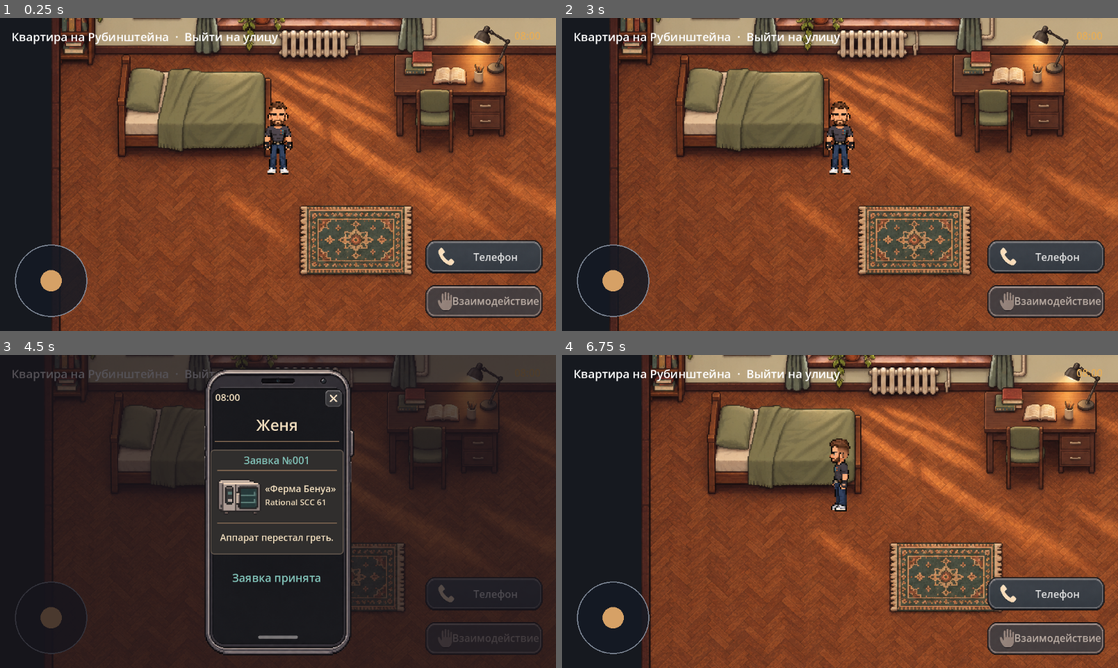
Above: before the commit, frames 1-4 (two rows, left to right).
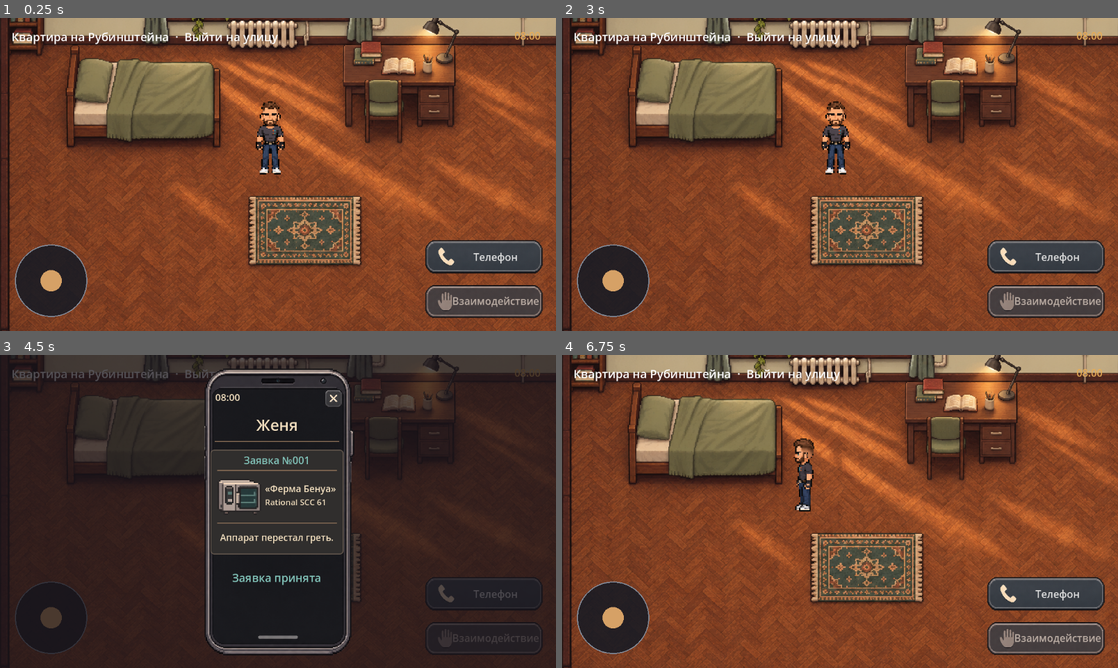
Above: after the commit, the same moments.

Repository: danikazero/mechanic-petersburg
Game: Godot game, scene res://scenes/Main.tscn
Two runs of this game, one before a commit and one after it. Both use one fixed random seed, a clock stepped at 60 frames per second and the inputs below.
Inputs (mouse positions are in pixels of both pictures, inside the frame that each line leads up to):
- Up to frame 1 (0.25 s): no input
- Up to frame 2 (3 s): click "Телефон" at 0.5 s; click (895, 61) at 1.27 s; tap Enter at 2 s; move the mouse to (962, 158) at 2.02 s; hold Right (ui_right) 2.03-2.75 s; tap Tab at 2.1 s; click (962, 158) at 2.17 s; click "Взяться за ремонт" at 2.75 s
- Up to frame 3 (4.5 s): tap Space at 3.5 s; drag from (166, 527) to (250, 574) at 3.52 s; tap Enter at 4.25 s; move the mouse to (333, 442) at 4.27 s; hold Right (ui_right) from 4.28 s (still down); tap Tab at 4.35 s
- Up to frame 4 (6.75 s): release Right (ui_right) at 5 s; tap Space at 5 s; drag from (812, 574) to (673, 464) at 5.02 s; tap Enter at 5.75 s; move the mouse to (1006, 558) at 5.77 s; hold Left (ui_left) 5.78-6.5 s; tap Tab at 5.85 s; drag from (673, 464) to (756, 433) at 6.52 s

The runs differ from the first frame. In frame 1, 49% of the frame differs, in the area x 0-100%, y 0-100%; in frame 2, 49%; in frame 3, 8.6%; in frame 4, 55%.

Commit message:
Move room character directly from joystick input with obstacle checks

Diff:
--- a/scripts/room.gd
+++ b/scripts/room.gd
@@ -5,6 +5,7 @@
 
 const ROOM_SIZE := Vector2(1500, 850)
 const SPEED := 112.5
+const PLAYER_RADIUS := 17.0
 const REACH := 78.0
 const FRAME_SIZE := Vector2(28, 56)
 const ATLAS_ROWS := [0, 1, 2, 1, 0, 4, 3, 4]
@@ -14,7 +15,8 @@
 	Rect2(0, 0, 32, 850), Rect2(1468, 0, 32, 850)
 ]
 
-var player := CharacterBody2D.new()
+var player := Node2D.new()
+var obstacles: Array[Rect2] = []
 var target := Rect2()
 var has_job := false
 var sprite := AnimatedSprite2D.new()
@@ -40,23 +42,18 @@
 	texture_filter = CanvasItem.TEXTURE_FILTER_NEAREST
 	configure()
 	add_child(player)
-	var shape := CollisionShape2D.new()
-	var circle := CircleShape2D.new()
-	circle.radius = 17
-	shape.shape = circle
-	player.add_child(shape)
 	setup_sprite()
 	var camera := Camera2D.new()
+	camera.limit_left = 0
+	camera.limit_top = 0
 	camera.limit_right = int(ROOM_SIZE.x)
 	camera.limit_bottom = int(ROOM_SIZE.y)
 	player.add_child(camera)
-	for wall in WALLS:
-		add_obstacle(wall)
-	for obstacle in furniture:
-		add_obstacle(obstacle)
+	obstacles.assign(WALLS)
+	obstacles.append_array(furniture)
 	if is_apartment():
-		add_obstacle(Rect2(0, 0, 1500, 233))
-	player.position = Vector2(470, 480)
+		obstacles.append(Rect2(0, 0, 1500, 233))
+	player.position = Vector2(560, 500) if is_apartment() else Vector2(470, 480)
 
 	var hud := CanvasLayer.new()
 	add_child(hud)
@@ -138,16 +135,6 @@
 	if not is_apartment():
 		furniture.append(target)
 
-func add_obstacle(rect: Rect2) -> void:
-	var wall := StaticBody2D.new()
-	wall.position = rect.get_center()
-	var collision := CollisionShape2D.new()
-	var box := RectangleShape2D.new()
-	box.size = rect.size
-	collision.shape = box
-	wall.add_child(collision)
-	add_child(wall)
-
 func _draw() -> void:
 	if is_apartment():
 		draw_texture_rect(preload("res://assets/apartment.png"), Rect2(Vector2.ZERO, ROOM_SIZE), false)
@@ -229,9 +216,8 @@
 		elif event.physical_keycode == KEY_TAB and has_phone_menu():
 			phone_opened.emit()
 
-func _physics_process(_delta: float) -> void:
+func _process(delta: float) -> void:
 	if phone_visible:
-		player.velocity = Vector2.ZERO
 		sprite.play("idle_%d" % facing)
 		return
 	var keyboard := Input.get_vector("ui_left", "ui_right", "ui_up", "ui_down")
@@ -244,14 +230,29 @@
 	var moving := direction.length() > 0.2
 	if moving:
 		facing = posmod(roundi(direction.angle() / (PI / 4.0)), 8)
-	player.velocity = Vector2.from_angle(facing * PI / 4.0) * SPEED if moving else Vector2.ZERO
-	player.move_and_slide()
-	var walking := player.get_real_velocity().length() > 5
+	var previous_position := player.position
+	if moving:
+		var step := Vector2.from_angle(facing * PI / 4.0) * SPEED * minf(delta, 0.05)
+		move_axis(Vector2(step.x, 0.0))
+		move_axis(Vector2(0.0, step.y))
+	var walking := not player.position.is_equal_approx(previous_position)
 	sprite.flip_h = facing in [3, 4, 5]
 	var animation := StringName(("walk_%d" if walking else "idle_%d") % facing)
 	if sprite.animation != animation:
 		sprite.play(animation)
 	update_hud()
+
+func move_axis(step: Vector2) -> void:
+	var destination := player.position + step
+	for obstacle in obstacles:
+		var bounds := obstacle.grow(PLAYER_RADIUS)
+		if bounds.has_point(destination):
+			# Allow leaving an overlap when restoring a position from an older build.
+			if not bounds.has_point(player.position):
+				return
+			if destination.distance_squared_to(bounds.get_center()) <= player.position.distance_squared_to(bounds.get_center()):
+				return
+	player.position = destination
 
 func in_reach() -> bool:
 	return player.position.distance_to(player.position.clamp(target.position, target.end)) <= REACH
